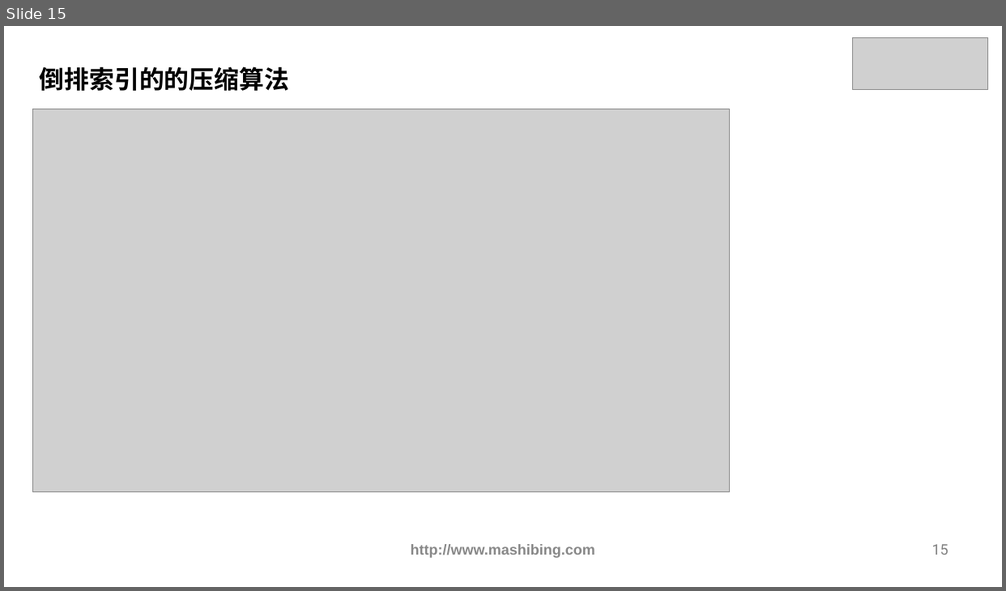
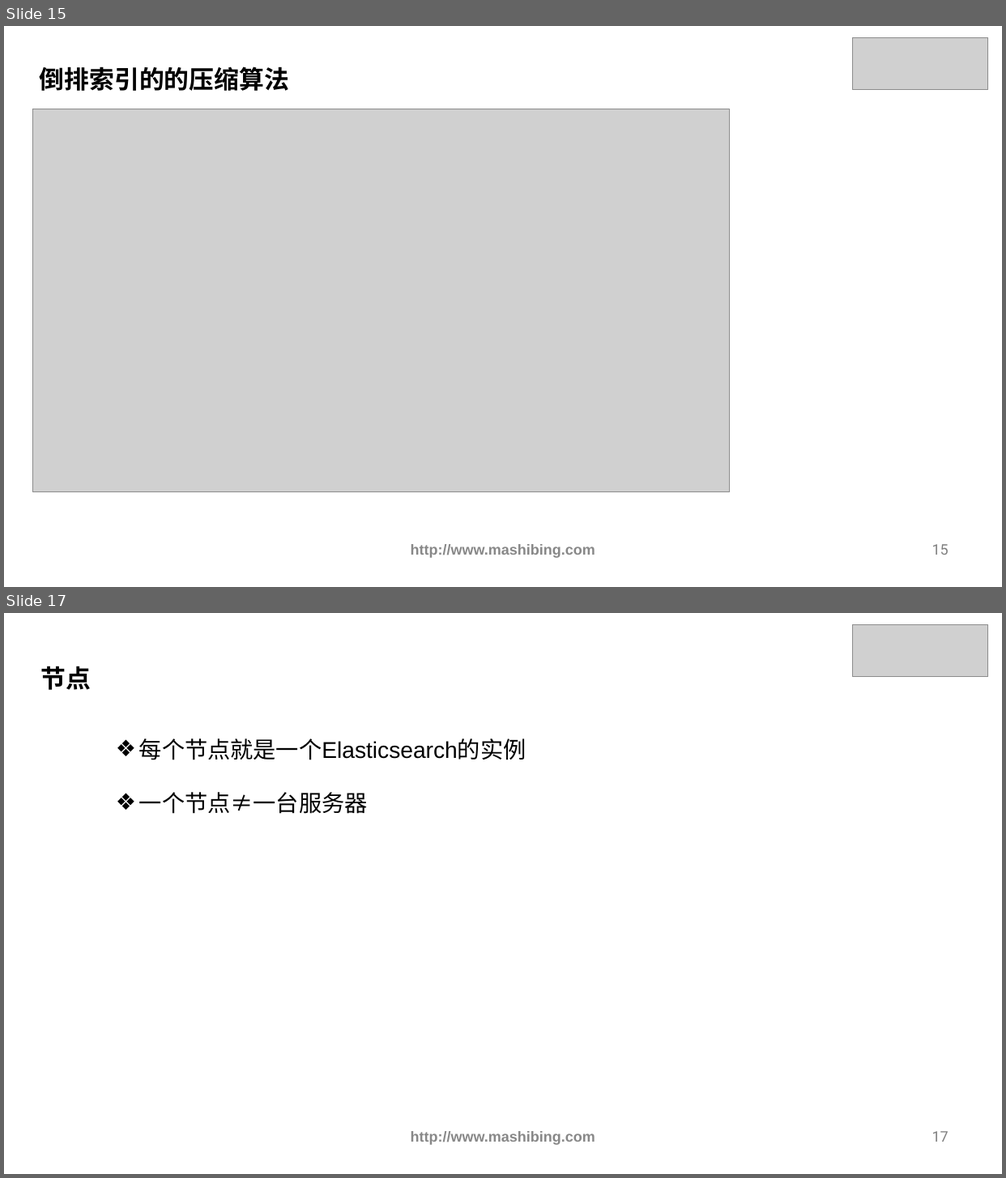
Before and after one commit to ybbstudy/Elastic-Stack, a slide deck: 1 核心知识篇/03-核心概念/课件/核心概念.pptx. Shown one above the other, each under a label of ours: slide 15 before the commit, slides 15 and 17 after it; the slides between them are not shown. The pictures are 1006x591 and 1006x1178 pixels, drawn with LibreOffice and Linux fonts; fonts in the diff are those of the drawing; grey boxes stand for pictures. Boxes give left, top, right and bottom in pixels: in the first picture for what was removed or moved away, otherwise in the second. Text is boxed around its words. In the diff, an @@ line names an element or a change of style, - is before the commit and + after.

```diff
--- a/1 核心知识篇/03-核心概念/课件/核心概念.pptx
+++ b/1 核心知识篇/03-核心概念/课件/核心概念.pptx
@@ slide 17 added at (4, 613, 1002, 1174), background #FFFFFF @@
@@ picture added at (852, 624, 987, 677) @@
@@ text added at (41, 666, 91, 690), 24 pt, text #000000, bold @@
+节点
@@ text added at (139, 739, 526, 760), 22 pt, text #000000 @@
+❖ 每个节点就是一个Elasticsearch的实例
@@ text added at (139, 792, 368, 814), 22 pt, text #000000 @@
+❖ 一个节点≠一台服务器
@@ text added at (411, 1131, 595, 1145), 14 pt, text #888888, bold @@
+http://www.mashibing.com
@@ page number added at (932, 1131, 948, 1142), 14 pt, text #7F7F7F @@
+17
```
Also in this commit, not shown: 4 slides changed, 6 other slides added.
